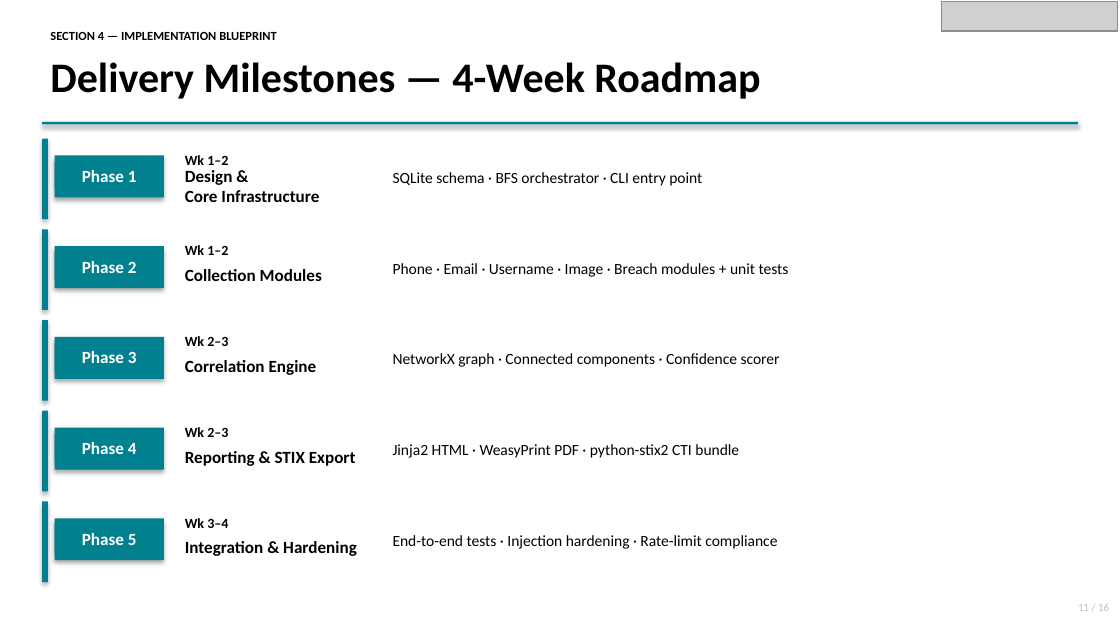
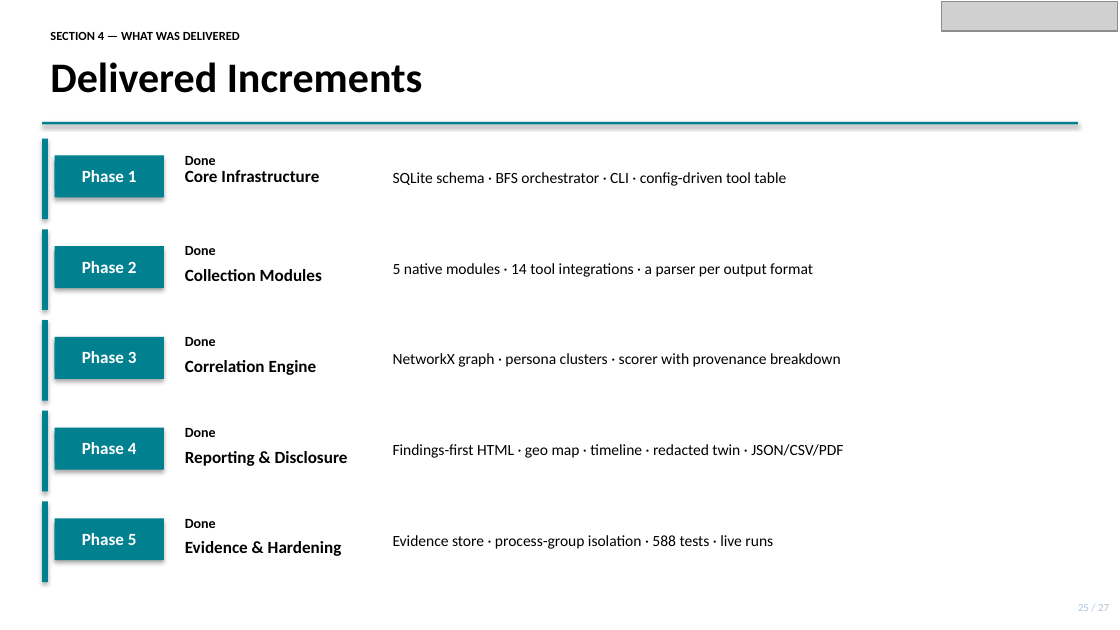
Before and after one commit to dhayarajas/gih, a slide deck: slide 25 of docs/Capstone.pptx (slide 15 before the commit). Drawn at 1120x630 pixels with LibreOffice and Linux fonts; fonts in the diff are those of the drawing; grey boxes stand for pictures. Boxes give left, top, right and bottom in pixels: in the first picture for what was removed or moved away, otherwise in the second. Text is boxed around its words. In the diff, an @@ line names an element or a change of style, - is before the commit and + after.

```diff
--- a/docs/Capstone.pptx
+++ b/docs/Capstone.pptx
@@ text at bbox=[50, 32, 240, 40]: text changed @@
-SECTION 4 — IMPLEMENTATION BLUEPRINT
+SECTION 4 — WHAT WAS DELIVERED
@@ text at bbox=[50, 62, 423, 93]: text changed @@
-Delivery Milestones — 4-Week Roadmap
+Delivered Increments
@@ text at bbox=[185, 170, 233, 185]: paragraph removed @@
-Design &
@@ text at bbox=[185, 156, 216, 165]: text changed @@
-Wk 1–2
+Done
@@ text at bbox=[393, 172, 786, 186]: text changed @@
-SQLite schema · BFS orchestrator · CLI entry point
+SQLite schema · BFS orchestrator · CLI · config-driven tool table
@@ text at bbox=[185, 246, 216, 255]: text changed @@
-Wk 1–2
+Done
@@ text at bbox=[393, 263, 813, 277]: text changed @@
-Phone · Email · Username · Image · Breach modules + unit tests
+5 native modules · 14 tool integrations · a parser per output format
@@ text at bbox=[185, 337, 216, 346]: text changed @@
-Wk 2–3
+Done
@@ text at bbox=[393, 353, 841, 367]: text changed @@
-NetworkX graph · Connected components · Confidence scorer
+NetworkX graph · persona clusters · scorer with provenance breakdown
@@ text at bbox=[185, 428, 216, 437]: text changed @@
-Wk 2–3
+Done
@@ text at bbox=[393, 444, 843, 458]: text changed @@
-Jinja2 HTML · WeasyPrint PDF · python-stix2 CTI bundle
+Findings-first HTML · geo map · timeline · redacted twin · JSON/CSV/PDF
@@ text at bbox=[185, 451, 348, 466]: text changed @@
-Reporting & STIX Export
+Reporting & Disclosure
@@ text at bbox=[185, 519, 216, 528]: text changed @@
-Wk 3–4
+Done
@@ text at bbox=[393, 535, 773, 549]: text changed @@
-End-to-end tests · Injection hardening · Rate-limit compliance
+Evidence store · process-group isolation · 588 tests · live runs
@@ text at bbox=[185, 541, 342, 556]: text changed @@
-Integration & Hardening
+Evidence & Hardening
@@ text at bbox=[1078, 604, 1109, 611]: text changed @@
-11 / 16
+25 / 27
```
Also in this commit, not shown: 19 other slides changed, 7 slides added, 1 other file.
